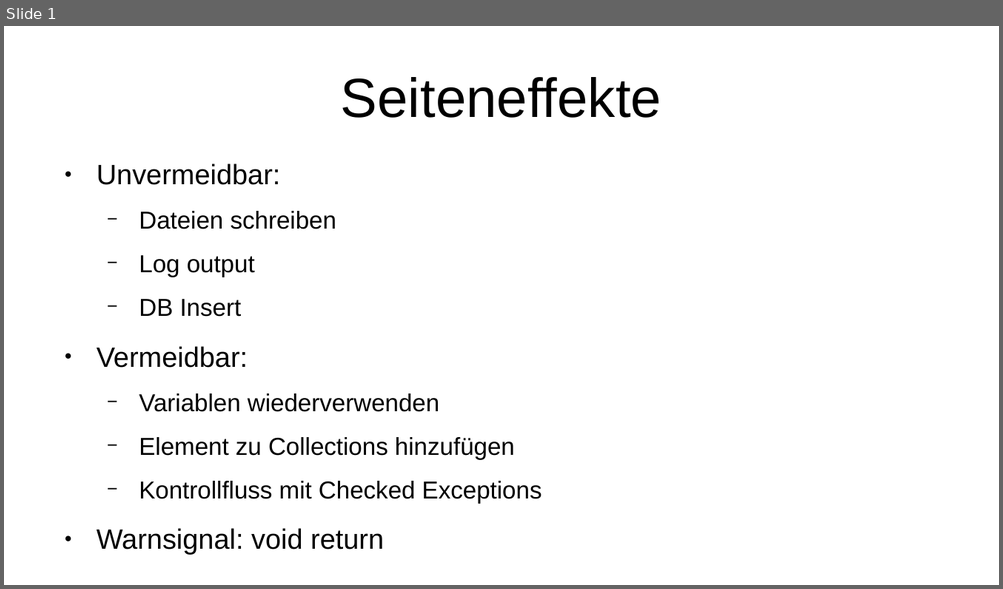
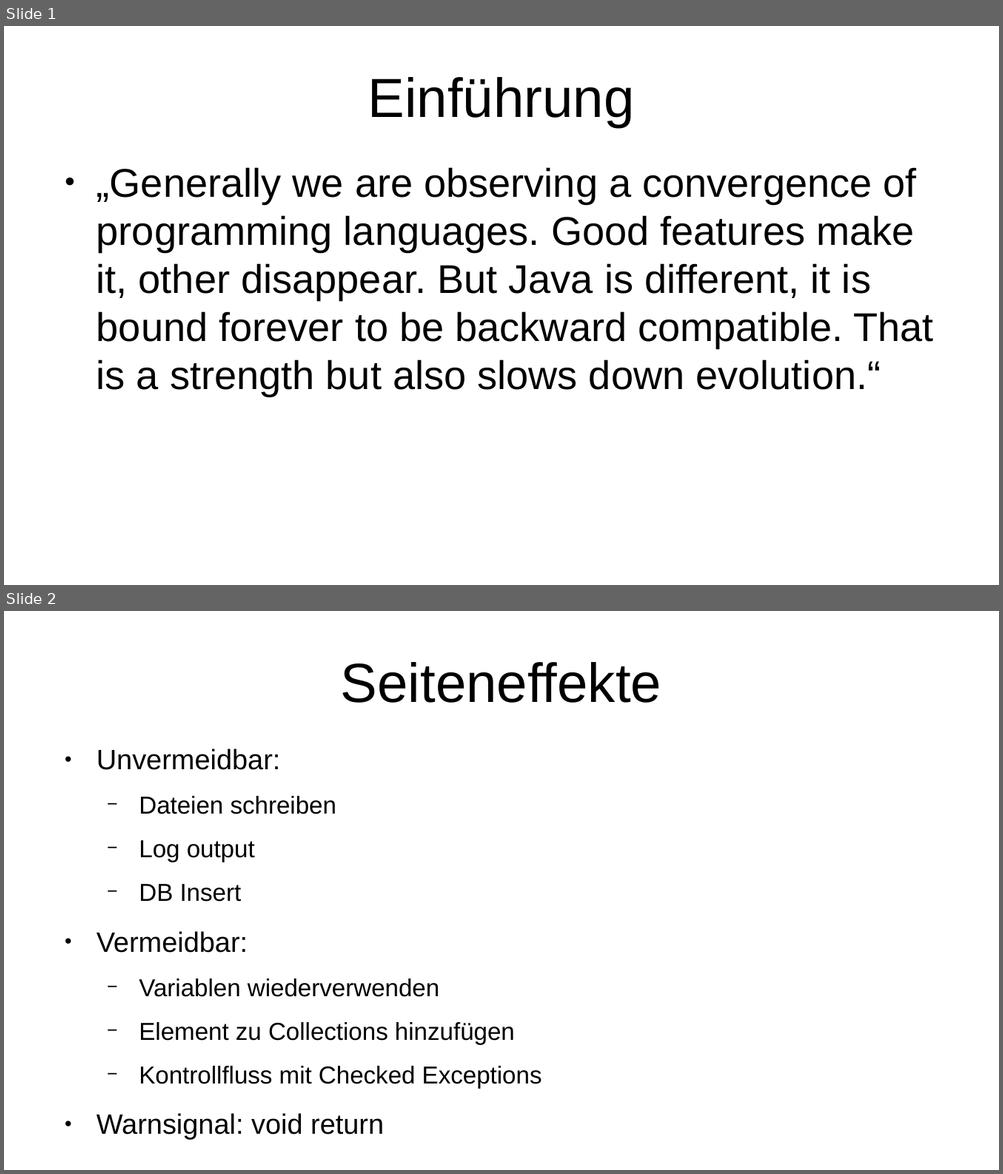
Before and after one commit to p3et/vavr-demo, a slide deck: coffee talk.odp. Shown one above the other, each under a label of ours: slide 1 before the commit, slides 1 and 2 after it. The pictures are 1003x589 and 1003x1174 pixels, drawn with LibreOffice and Linux fonts; fonts in the diff are those of the drawing. Boxes give left, top, right and bottom in pixels: in the first picture for what was removed or moved away, otherwise in the second. Text is boxed around its words. In the diff, an @@ line names an element or a change of style, - is before the commit and + after.

```diff
--- a/coffee talk.odp
+++ b/coffee talk.odp
@@ slide 1 added at bbox=[4, 26, 999, 585], background #FFFFFF @@
@@ title added at bbox=[368, 77, 634, 127], 44 pt, text #000000 @@
+Einführung
@@ text added at bbox=[96, 167, 933, 396], 32 pt, text #000000 @@
+● „Generally we are observing a convergence of programming languages. Good features make it, other disappear. But Java is different, it is bound forever to be backward compatible. That is a strength but also slows down evolution.“
@@ what was slide 1 is now slide 2 @@
```
Also in this commit, not shown: 4 other slides added, 1 slide removed, 2 other files.
